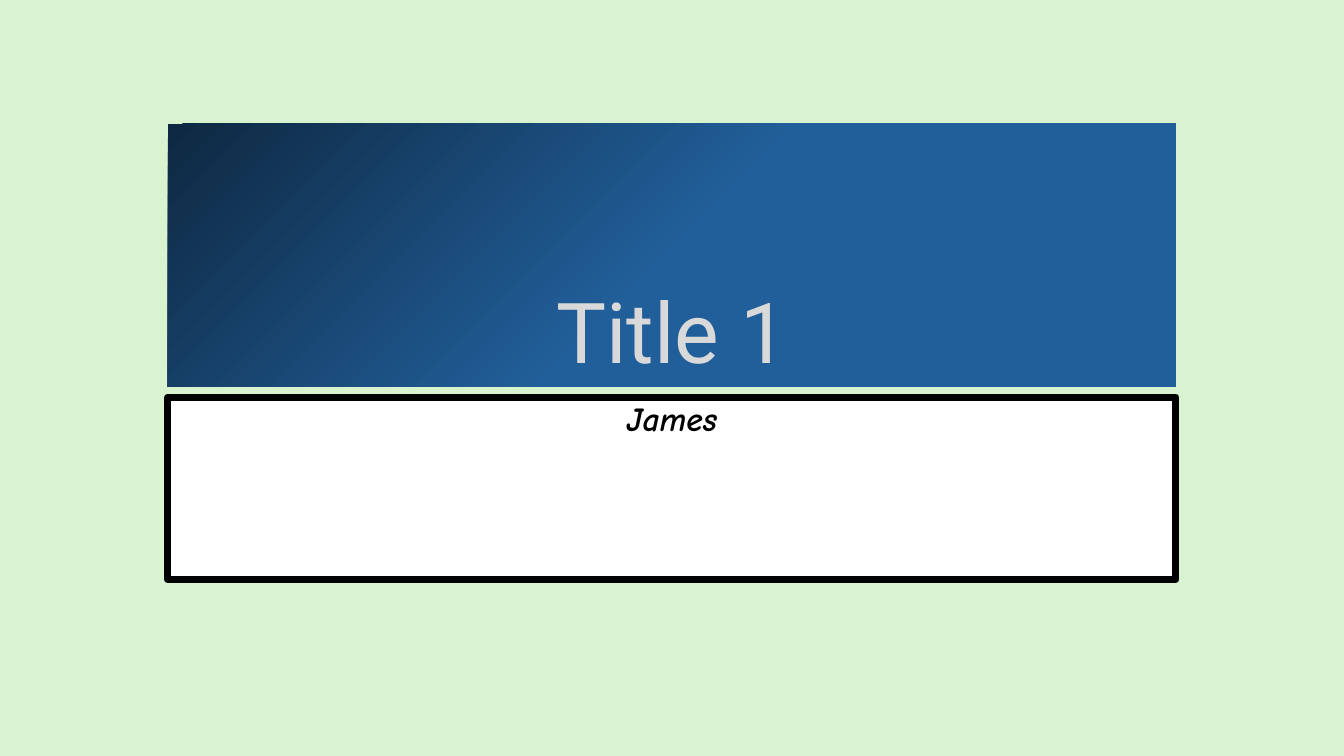
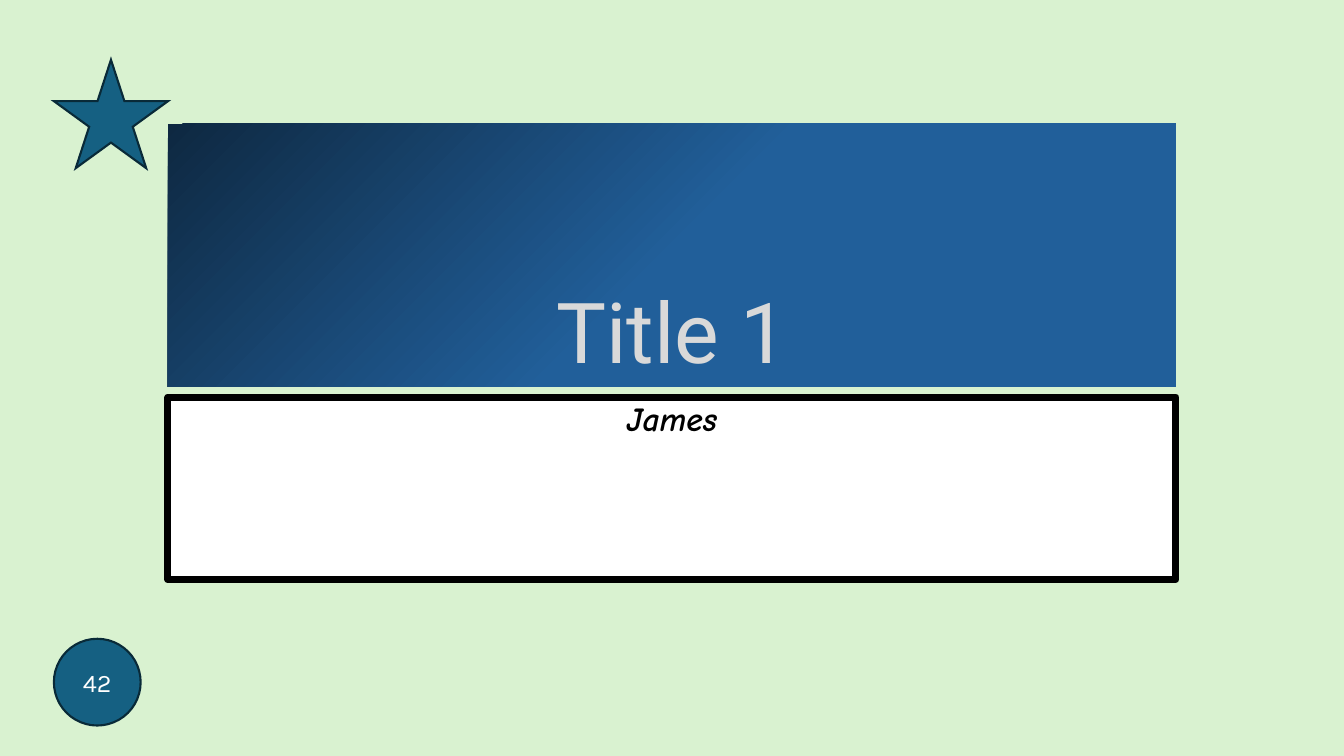
Before and after one commit to mixedjames/pptx2html, a slide deck: slide 1 of apps/web-demo/src/Presentation1.pptx. Drawn at 1344x756 pixels with LibreOffice and Linux fonts; fonts in the diff are those of the drawing. Boxes give left, top, right and bottom in pixels: in the first picture for what was removed or moved away, otherwise in the second. Text is boxed around its words. In the diff, an @@ line names an element or a change of style, - is before the commit and + after.

```diff
--- a/apps/web-demo/src/Presentation1.pptx
+++ b/apps/web-demo/src/Presentation1.pptx
@@ star added at [53, 59, 167, 168], fill #156082, outline #092A39 1.5 pt @@
@@ ellipse added at [53, 639, 140, 726], fill #156082, outline #092A39 1.5 pt, 18 pt, text #FFFFFF @@
+42
```
Also in this commit, not shown: 30 other files.
